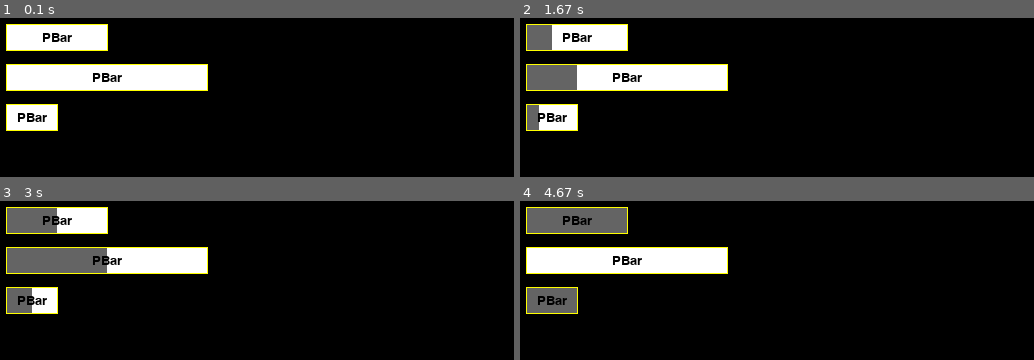
Above: before the commit, frames 1-4 (two rows, left to right).
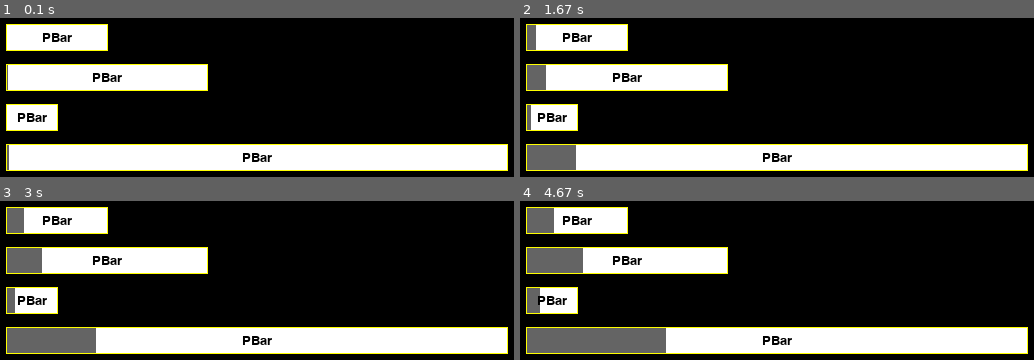
Above: after the commit, the same moments.

Repository: metulburr/pygame
Game: pygame game, started from progress_bar.py
Two runs of this game, one before a commit and one after it. Both use one fixed random seed, a clock stepped at 60 frames per second and the inputs below.
Inputs:
- Up to frame 1 (0.1 s): no input
- Up to frame 2 (1.67 s): no input
- Up to frame 3 (3 s): no input
- Up to frame 4 (4.67 s): click "PBar" at 3.38 s

The runs differ from the first frame. In frame 1, 16% of the frame differs, in the area x 1-99%, y 29-97%; in frame 2, 18%; in frame 3, 20%; in frame 4, 21%, in the area x 1-99%, y 4-97%.

Commit message:
added pbar option to change speed

Diff:
--- a/progress_bar.py
+++ b/progress_bar.py
@@ -7,26 +7,26 @@
         self.rect = pg.Rect(rect)
         self.maxwidth = self.rect.width
         self.timer = 0.0
-        self.time = 1.0
         self.process_kwargs(kwargs)
         self.complete = False
         if self.text:
             self.text = self.font.render(self.text,True,self.font_color)
 
     def process_kwargs(self,kwargs):
-        """Various optional customization you can change by passing kwargs."""
         settings = {
-            'color'      : (0,0,0),
-            'bg_color'   : (255,255,255),
-            'border_color' : (255,255,0),
-            'border_buff': 1,
-            'increment'  : 1,
-            'percent'   : 0,
+            'color'       : (0,0,0),
+            'bg_color'    : (255,255,255),
+            'border_color': (255,255,0),
+            'border_buff' : 1,
+            'increment'   : 10,
+            'time'        : 1.0,
+            'percent'     : 0,
+            'repetitive'  : False,
 
-            'text'       : None,
-            'font'       : pg.font.Font(None,20),
-            'font_color' : (0,0,0),
-            'text_always': False
+            'text'        : None,
+            'font'        : pg.font.Font(None,20),
+            'font_color'  : (0,0,0),
+            'text_always' : False
         }
         for kwarg in kwargs:
             if kwarg in settings:
@@ -39,7 +39,8 @@
         if not self.complete:
             self.percent += self.increment
         else:
-            self.percent = 0
+            if self.repetitive:
+                self.percent = 0
 
     def update(self):
         self.current_time = pg.time.get_ticks()
@@ -77,12 +78,15 @@
             'text'       : 'PBar',
             'color'      : (100,100,100),
             'bg_color'   : (255,255,255),
-            'increment'  : 25,
+            'increment'  : .1,
+            'time'       : 100,
             'text_always': True,
         }
         self.bar = ProgressBar((10,10,100,25), **config)
         self.bar3 = ProgressBar((10,90,50,25), **config)
         self.bar2 = ProgressBar((10,50,200,25), **config)
+        self.bar4 = ProgressBar((10,130,500,25), **config)
+        self.bars = [self.bar, self.bar2, self.bar3, self.bar4]
 
     def events(self):
         for event in pg.event.get():
@@ -93,14 +97,12 @@
                     self.bar2.progress()
 
     def update(self):
-        self.bar.update()
-        self.bar2.update()
-        self.bar3.update()
+        for bar in self.bars:
+            bar.update()
 
     def render(self):
-        self.bar.render(self.screen)
-        self.bar2.render(self.screen)
-        self.bar3.render(self.screen)
+        for bar in self.bars:
+            bar.render(self.screen)
 
     def run(self):
         while not self.done:
